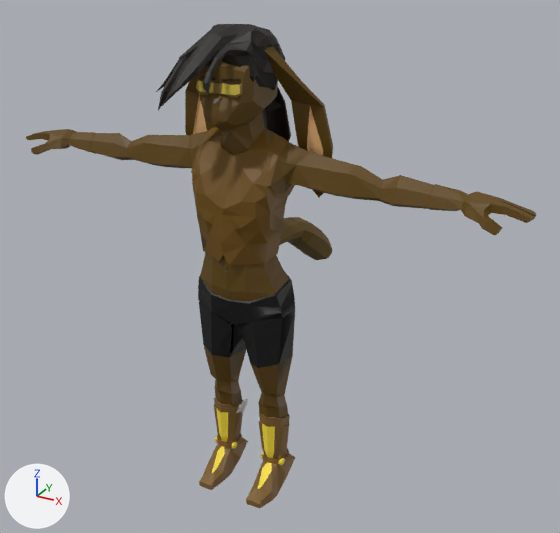
Renders of the FBX model Content/Animations/Fabien/SK_Fabien.FBX from each side of a commit.
Camera for both pictures: a 50 mm camera at (1.41, -2.26, 2.14) aimed at (0.04, 0.22, 0.9). The lights are fixed; the arrows at lower left show +X, +Y and +Z. Where no turn or scale is listed for an object, it has been applied to the vertices. Vertices at the same position are counted once.

Script lines for the objects in view, before the commit:
```python
ob_sk_fabien = bpy.data.objects.new('SK_Fabien', me_sk_fabien)
ob_sk_fabien.location = (0.0, 0.0, 0.0)
```
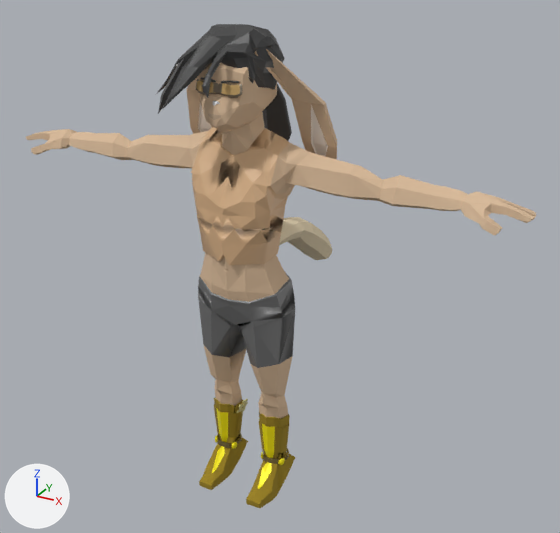
Where the newer file only moved an object's origin or applied its transform, the numbers keep the older frame.

Location of each change, (x1, y1, x2, y2) in pixels of the pictures (560 x 533 px; the box of a moved part takes in the faces that stretch with it):
'SK_Fabien', recoloured, surface changed, reshaped (brown to beige): (26, 24, 536, 508) in both
part 1 of me_sk_fabien, moved or reshaped: before (156, 24, 333, 198); after (156, 24, 337, 160)
part 2 of me_sk_fabien, built on: before (199, 269, 291, 357); after (211, 272, 291, 357)
part 3 of me_sk_fabien, moved or reshaped: before (427, 184, 461, 211); after (427, 185, 461, 211)
part 4 of me_sk_fabien, moved or reshaped: before (74, 132, 96, 154); after (74, 132, 96, 153)

The change, as a diff of the scene's bpy script:
```diff
--- a/Content/Animations/Fabien/SK_Fabien.FBX.py
+++ b/Content/Animations/Fabien/SK_Fabien.FBX.py
@@ mat_peaubrune @@
 mat_peaubrune = principled_material('PeauBrune')
-mat_peaubrune.base_color = (0.115, 0.0573, 0.0)  # brown #5f4400
-mat_peaubrune.roughness = 0.553
+mat_peaubrune.base_color = (0.685, 0.489, 0.321)  # beige #d8ba9a
+mat_peaubrune.roughness = 1.0
@@ mat_fondoreilles @@
 mat_fondoreilles = principled_material('FondOreilles')
-mat_fondoreilles.base_color = (0.849, 0.483, 0.212)  # beige #edb97f
+mat_fondoreilles.base_color = (0.895, 0.787, 0.695)  # white #f3e5d9
 mat_fondoreilles.roughness = 0.553
@@ mat_gilet @@
 mat_gilet = principled_material('Gilet')
-mat_gilet.base_color = (0.151, 0.0701, 0.0)  # brown #6c4b00
+mat_gilet.base_color = (0.692, 0.443, 0.244)  # beige #d9b287
 mat_gilet.roughness = 0.553
@@ mat_shortfond @@
 mat_shortfond = principled_material('ShortFond')
-mat_shortfond.base_color = (0.0, 0.0, 0.0)  # black #000000
+mat_shortfond.base_color = (0.147, 0.147, 0.147)  # dark grey #6b6b6b
 mat_shortfond.roughness = 0.553
@@ mat_standardsurface66 @@
 mat_standardsurface66 = principled_material('standardSurface66')
-mat_standardsurface66.base_color = (0.135, 0.0764, 0.0)  # brown #674e00
+mat_standardsurface66.base_color = (0.825, 0.7, 0.482)  # beige #eadab8
 mat_standardsurface66.roughness = 0.553
@@ me_sk_fabien @@
-me_sk_fabien.from_pydata(...)  # 3020 vertices, 6066 faces; spans x -1.02..1.02, y -0.27..0.7, z 0.0..1.85
-me_sk_fabien.materials.append(mat_noircontourglasses)  # brown #7b6126
-me_sk_fabien.materials.append(mat_orangeverressmartglass)  # yellow #c8b13f
+me_sk_fabien.from_pydata(...)  # 2993 vertices, 3663 faces; spans x -1.02..1.02, y -0.27..0.7, z 0.0..1.85
+# me_sk_fabien part 1: 197 vertices moved from x -0.28..0.28, y -0.25..0.26, z 1.54..1.82 to x -0.28..0.28, y -0.25..0.2, z 1.54..1.8; 441 vertices removed from x -0.31..0.31, y -0.27..0.3, z 1.24..1.85; 411 vertices added at x -0.31..0.31, y -0.27..0.3, z 1.26..1.85
+# me_sk_fabien part 2: 9 vertices moved within x -0.17..0.17, y 0.06..0.13, z 0.74..0.96; 15 vertices added at x 0.0, y -0.1..-0.07, z 0.77..0.88
+# me_sk_fabien part 3: 7 vertices removed from x 0.69..0.7, y 0.0..0.07, z 1.31..1.39; 7 vertices added at x 0.72..0.73, y 0.0..0.07, z 1.31..1.39
+# me_sk_fabien part 4: 1 vertex moved from x -0.69, y 0.0, z 1.33 to x -0.72, y 0.0, z 1.33; 5 vertices removed from x -0.7..-0.69, y 0.01..0.07, z 1.31..1.39; 5 vertices added at x -0.73..-0.72, y 0.01..0.07, z 1.31..1.39
 me_sk_fabien.materials.append(mat_peaubrune)
@@ me_sk_fabien @@
 me_sk_fabien.materials.append(mat_lambert1)
-me_sk_fabien.materials.append(mat_noircontouriris)  # black #1a1a1a
 me_sk_fabien.materials.append(mat_museau)
@@ me_sk_fabien @@
 me_sk_fabien.materials.append(mat_cuirbotte)
-me_sk_fabien.materials.append(mat_fbx_default_material_12)  # light grey #dddddd
 me_sk_fabien.materials.append(mat_shortfond)
-me_sk_fabien.materials.append(mat_brunoeil)  # brown #78623d
 me_sk_fabien.materials.append(mat_blancfondoeil)
@@ me_sk_fabien @@
 me_sk_fabien.materials.append(mat_standardsurface66)
-me_sk_fabien.materials.append(mat_blancoeil)  # white #ffffff
+me_sk_fabien.materials.append(mat_mat_eyetesting)  # picture img_t_fab_eye_png
+me_sk_fabien.materials.append(mat_standardsurface71)  # beige #fff6a4
+me_sk_fabien.materials.append(mat_pasted__noircontourglasses)  # brown #948674
+me_sk_fabien.materials.append(mat_pasted__orangeverressmartglass)  # orange #c29f64
```
